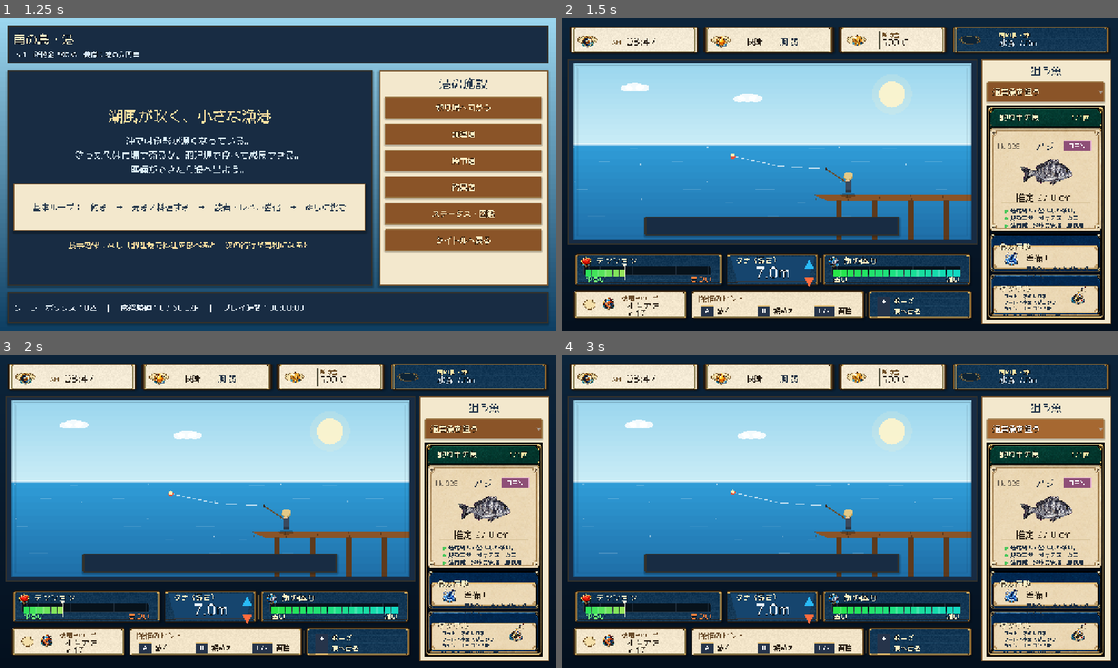
Above: before the commit, frames 1-4 (two rows, left to right).
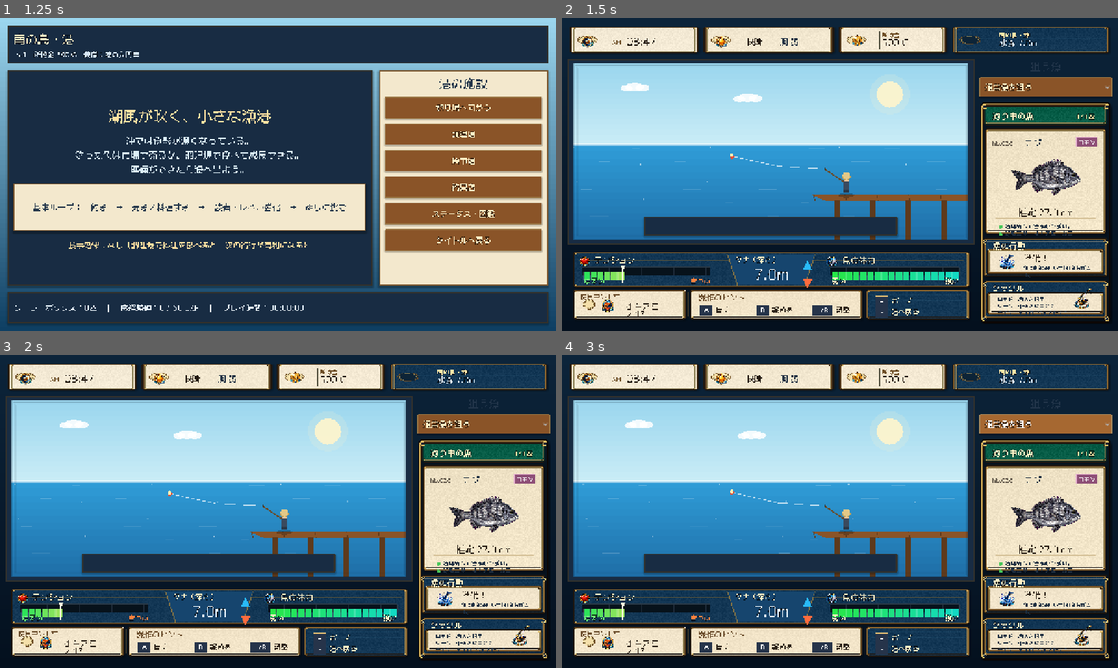
Above: after the commit, the same moments.

Repository: RYUKOU-OKUMURA/tsuri_quest_umi_mvp
Game: Godot game, scene res://scenes/main.tscn
The game is run twice, just before and just after one commit, with the same random seed, the same clock (stepped at 60 frames per second) and the same inputs.
Inputs:
- Up to frame 1 (1.25 s): click "ゲームを始める" at 0.5 s
- Up to frame 2 (1.5 s): click "釣り場へ向かう" at 1.25 s
- Up to frame 3 (2 s): no input
- Up to frame 4 (3 s): click "通常魚を狙う" at 2 s; click "通常魚を狙う" at 2.75 s

Frame 1 is identical in both runs. In frame 2, 21% of the frame differs, in the area x 2-99%, y 13-98%; in frame 3, 21%; in frame 4, 21%.

Commit message:
Refine underwater fight HUD panels

Diff:
--- a/src/ui/components/fight_hud.gd
+++ b/src/ui/components/fight_hud.gd
@@ -98,8 +98,8 @@
 	var top := Rect2(gap, gap, size.x - gap * 2.0, minf(92.0, size.y * 0.54))
 	var bottom := Rect2(gap, top.end.y + gap, size.x - gap * 2.0, size.y - top.size.y - gap * 2.0)
 	if _hud_frame != null:
-		top = Rect2(size.x * 0.018, size.y * 0.09, size.x * 0.964, size.y * 0.405)
-		bottom = Rect2(size.x * 0.015, size.y * 0.565, size.x * 0.970, size.y * 0.365)
+		top = Rect2(size.x * 0.014, size.y * 0.065, size.x * 0.972, size.y * 0.455)
+		bottom = Rect2(size.x * 0.014, size.y * 0.552, size.x * 0.972, size.y * 0.388)
 
 	var depth_w := clampf(size.x * 0.14, 150.0, 190.0)
 	if _hud_frame != null:
@@ -118,8 +118,8 @@
 
 func _draw_tension(font: Font, rect: Rect2) -> void:
 	_draw_panel(rect, Color("#0b1828"), Color("#122f4f"), Palette.GOLD_DEEP)
-	var title_y := 25.0 if _hud_frame == null else 23.0
-	var bar_y := 42.0 if _hud_frame == null else 34.0
+	var title_y := 25.0 if _hud_frame == null else 26.0
+	var bar_y := 42.0 if _hud_frame == null else 43.0
 	_draw_hud_icon(ICON_TENSION, Rect2(rect.position + Vector2(9.0, title_y - 21.0), Vector2(34.0, 34.0)), Color("#ff5b63"))
 	_draw_text(font, "テンション", rect.position + Vector2(48.0, title_y), 19, Palette.TEXT_BONE, 3)
 	var ratio := 0.0
@@ -129,7 +129,7 @@
 		ratio = clampf(simulator.tension / maxf(simulator.line_break_limit(), 0.01), 0.0, 1.0)
 		safe_min = simulator.safe_min()
 		safe_max = simulator.safe_max()
-	var bar := Rect2(rect.position + Vector2(24.0, bar_y), Vector2(rect.size.x - 58.0, 26.0 if _hud_frame == null else 22.0))
+	var bar := Rect2(rect.position + Vector2(24.0, bar_y), Vector2(rect.size.x - 58.0, 26.0 if _hud_frame == null else 24.0))
 	_draw_segment_gauge(bar, ratio, safe_min, safe_max, true)
 	_draw_text(font, "ゆるい", rect.position + Vector2(24.0, rect.size.y - 8.0), 16, Color("#72f47d"), 2)
 	var tight := "きつい"
@@ -139,7 +139,7 @@
 
 func _draw_depth(font: Font, rect: Rect2) -> void:
 	_draw_panel(rect, Color("#0b355f"), Color("#08213c"), Palette.GOLD)
-	var title_y := 22.0 if _hud_frame == null else 21.0
+	var title_y := 22.0 if _hud_frame == null else 24.0
 	_draw_text(font, "タナ（深さ）", rect.position + Vector2(22.0, title_y), 17, Palette.TEXT_BONE, 3)
 	var depth := 0.0
 	if simulator != null:
@@ -147,22 +147,22 @@
 	var value := "%.1fm" % depth
 	var value_size := 34
 	var value_w := font.get_string_size(value, HORIZONTAL_ALIGNMENT_LEFT, -1, value_size).x
-	_draw_text(font, value, rect.position + Vector2((rect.size.x - value_w) * 0.5, 59.0 if _hud_frame == null else 56.0), value_size, Color("#eaf6ff"), 4)
+	_draw_text(font, value, rect.position + Vector2((rect.size.x - value_w) * 0.5, 59.0 if _hud_frame == null else 64.0), value_size, Color("#eaf6ff"), 4)
 	var cx := rect.position.x + rect.size.x - 22.0
-	_draw_triangle(Vector2(cx, rect.position.y + 28.0), 14.0, Color("#29baf7"), true)
-	_draw_triangle(Vector2(cx, rect.position.y + 62.0), 14.0, Color("#ff6b3e"), false)
+	_draw_triangle(Vector2(cx, rect.position.y + 34.0), 14.0, Color("#29baf7"), true)
+	_draw_triangle(Vector2(cx, rect.position.y + 70.0), 14.0, Color("#ff6b3e"), false)
 
 
 func _draw_stamina(font: Font, rect: Rect2) -> void:
 	_draw_panel(rect, Color("#0b1828"), Color("#122f4f"), Palette.GOLD_DEEP)
-	var title_y := 25.0 if _hud_frame == null else 23.0
-	var bar_y := 42.0 if _hud_frame == null else 34.0
+	var title_y := 25.0 if _hud_frame == null else 26.0
+	var bar_y := 42.0 if _hud_frame == null else 43.0
 	_draw_hud_icon(ICON_STAMINA, Rect2(rect.position + Vector2(9.0, title_y - 21.0), Vector2(34.0, 34.0)), Color("#6cc8ff"))
 	_draw_text(font, "魚の体力", rect.position + Vector2(48.0, title_y), 19, Palette.TEXT_BONE, 3)
 	var ratio := 1.0
 	if simulator != null:
 		ratio = simulator.fish_stamina_ratio()
-	var bar := Rect2(rect.position + Vector2(24.0, bar_y), Vector2(rect.size.x - 48.0, 26.0 if _hud_frame == null else 22.0))
+	var bar := Rect2(rect.position + Vector2(24.0, bar_y), Vector2(rect.size.x - 48.0, 26.0 if _hud_frame == null else 24.0))
 	_draw_segment_gauge(bar, ratio, 0.0, 1.0, false)
 	_draw_text(font, "弱い", rect.position + Vector2(24.0, rect.size.y - 8.0), 16, Color("#fff1c7"), 2)
 	var strong := "強い"
@@ -184,22 +184,22 @@
 	_harbor_rect = Rect2(menu.position, menu.size)
 
 	_draw_panel(bait, Palette.PARCHMENT, Palette.WOOD_DARK, Palette.GOLD)
-	var bait_text_x := 16.0 if _hud_frame == null else 112.0
-	var bait_label_size := 17 if _hud_frame == null else 14
+	var bait_text_x := 16.0
+	var bait_label_size := 17 if _hud_frame == null else 15
 	_draw_text(font, "使用中のエサ", bait.position + Vector2(bait_text_x, 22.0), bait_label_size, Color("#6a4c2b"), 0)
 	if _icons != null:
-		var bait_icon_size := 38.0 if _hud_frame != null else 46.0
+		var bait_icon_size := 42.0 if _hud_frame != null else 46.0
 		_draw_sheet_icon(
 			ICON_BAIT,
-			Rect2(bait.position + Vector2(61.0, bait.size.y * 0.5 - bait_icon_size * 0.5), Vector2(bait_icon_size, bait_icon_size))
+			Rect2(bait.position + Vector2(58.0, bait.size.y * 0.5 - bait_icon_size * 0.5 + 5.0), Vector2(bait_icon_size, bait_icon_size))
 		)
 	else:
 		_draw_bait_icon(bait.position + Vector2(82.0 if _hud_frame == null else 95.0, bait.size.y * 0.62))
-	_draw_text(font, "オキアミ", bait.position + Vector2(128.0 if _hud_frame == null else 120.0, bait.size.y * 0.66), 20, Color("#2b2117"), 0)
-	_draw_text(font, "× 17", bait.position + Vector2(132.0 if _hud_frame == null else 124.0, bait.size.y * 0.92), 19, Color("#2b2117"), 0)
+	_draw_text(font, "オキアミ", bait.position + Vector2(118.0, bait.size.y * 0.66), 20, Color("#2b2117"), 0)
+	_draw_text(font, "× 17", bait.position + Vector2(124.0, bait.size.y * 0.92), 19, Color("#2b2117"), 0)
 
 	_draw_panel(hint, Palette.PARCHMENT, Palette.WOOD_DARK, Palette.GOLD)
-	_draw_text(font, "操作のヒント", hint.position + Vector2(16.0, 25.0), 18, Color("#6a4c2b"), 0)
+	_draw_text(font, "操作のヒント", hint.position + Vector2(18.0, 25.0), 18, Color("#6a4c2b"), 0)
 	_draw_key_hint(font, _reel_rect, "A", "巻く")
 	_draw_key_hint(font, _give_rect, "B", "緩める")
 	_draw_key_hint(font, Rect2(hint.position + Vector2(hint.size.x - 128.0, 30.0), Vector2(120.0, 30.0)), "L/R", "調整")
--- a/src/ui/components/fight_sidebar.gd
+++ b/src/ui/components/fight_sidebar.gd
@@ -60,10 +60,10 @@
 	var tackle_card := Rect2()
 	if _sidebar_frame != null:
 		draw_texture_rect(_sidebar_frame, Rect2(Vector2.ZERO, size), false, Color.WHITE)
-		header = Rect2(w * 0.06, h * 0.025, w * 0.88, h * 0.075)
-		fish_card = Rect2(w * 0.055, h * 0.135, w * 0.89, h * 0.435)
-		action_card = Rect2(w * 0.055, h * 0.620, w * 0.89, h * 0.160)
-		tackle_card = Rect2(w * 0.055, h * 0.815, w * 0.89, h * 0.155)
+		header = Rect2(w * 0.055, h * 0.030, w * 0.89, h * 0.075)
+		fish_card = Rect2(w * 0.060, h * 0.125, w * 0.88, h * 0.460)
+		action_card = Rect2(w * 0.055, h * 0.610, w * 0.89, h * 0.175)
+		tackle_card = Rect2(w * 0.055, h * 0.800, w * 0.89, h * 0.175)
 	else:
 		var gap := 7.0
 		var action_h := clampf(h * 0.22, 86.0, 102.0)
@@ -81,59 +81,60 @@
 
 func _draw_header(font: Font, rect: Rect2) -> void:
 	_draw_panel(rect, Palette.DARK_PANEL, Palette.GOLD, Palette.GOLD_BRIGHT)
-	_draw_text(font, "釣り中の魚", rect.position + Vector2(14.0, 23.0), 18, Palette.TEXT_BONE, 3)
-	_draw_text(font, "1/1匹", rect.position + Vector2(rect.size.x - 62.0, 23.0), 16, Palette.GOLD_BRIGHT, 2)
+	var title_size := 18 if _sidebar_frame == null else 19
+	_draw_text(font, "釣り中の魚", rect.position + Vector2(14.0, rect.size.y * 0.68), title_size, Palette.TEXT_BONE, 3)
+	_draw_text(font, "1/1匹", rect.position + Vector2(rect.size.x - 66.0, rect.size.y * 0.68), 16, Palette.GOLD_BRIGHT, 2)
 
 
 func _draw_fish_card(font: Font, rect: Rect2) -> void:
 	_draw_panel(rect, Palette.PARCHMENT, Palette.WOOD_DARK, Palette.GOLD)
-	var inner := rect.grow(-10.0)
+	var inner := rect.grow(-10.0 if _sidebar_frame == null else -12.0)
 	var fish_name := String(fish_data.get("name", "クロダイ"))
 	var rarity := String(fish_data.get("rarity", "レア"))
 	var no_text := "No.028"
-	_draw_text(font, no_text, inner.position + Vector2(0.0, 24.0), 15, Color("#6b6153"), 0)
-	_draw_text(font, _display_fish_name(fish_name), inner.position + Vector2(86.0, 26.0), 22, Palette.TEXT_DARK, 0)
-	_draw_rarity_tag(font, Rect2(inner.position + Vector2(inner.size.x - 70.0, 5.0), Vector2(62.0, 24.0)), rarity)
+	_draw_text(font, no_text, inner.position + Vector2(0.0, 26.0), 14, Color("#6b6153"), 0)
+	_draw_text(font, _display_fish_name(fish_name), inner.position + Vector2(74.0, 28.0), 20, Palette.TEXT_DARK, 0)
+	_draw_rarity_tag(font, Rect2(inner.position + Vector2(inner.size.x - 52.0, 8.0), Vector2(48.0, 22.0)), rarity)
 
 	var fish_rect := Rect2(
-		inner.position + Vector2(14.0, 34.0),
+		inner.position + Vector2(8.0, 42.0),
 		Vector2(
-			inner.size.x - 28.0,
-			maxf(72.0, rect.size.y * (0.38 if _sidebar_frame != null else 0.37))
+			inner.size.x - 16.0,
+			maxf(82.0, rect.size.y * (0.46 if _sidebar_frame != null else 0.37))
 		)
 	)
 	_draw_fish_portrait(fish_rect)
-	var divider_y := fish_rect.end.y + 6.0
+	var divider_y := fish_rect.end.y + (9.0 if _sidebar_frame != null else 6.0)
 	draw_line(Vector2(inner.position.x + 8.0, divider_y), Vector2(inner.end.x - 8.0, divider_y), Color("#c9b486"), 1.0)
 	var estimate := (float(fish_data.get("size_min", 0.0)) + float(fish_data.get("size_max", 0.0))) * 0.5
 	var estimate_size := 21 if _sidebar_frame != null else 23
-	_draw_text(font, "推定 %.1f cm" % estimate, Vector2(inner.position.x + 42.0, divider_y + 22.0), estimate_size, Color("#2b2117"), 0)
-	var desc_y := divider_y + 36.0
+	_draw_centered_text(font, "推定 %.1f cm" % estimate, Rect2(inner.position.x, divider_y + 8.0, inner.size.x, 30.0), estimate_size, Color("#2b2117"), 0)
+	var desc_y := divider_y + 44.0
 	draw_line(Vector2(inner.position.x + 8.0, desc_y - 10.0), Vector2(inner.end.x - 8.0, desc_y - 10.0), Color("#d6c299"), 1.0)
 	var detail_gap := 17.0 if _sidebar_frame != null else 21.0
 	_draw_detail_line(font, "岩場周りで警戒心が強い。", Vector2(inner.position.x + 16.0, desc_y), inner.size.x - 28.0)
 	_draw_detail_line(font, "好むエサ：オキアミ・カニ", Vector2(inner.position.x + 16.0, desc_y + detail_gap), inner.size.x - 28.0)
-	if _sidebar_frame != null:
+	if _sidebar_frame == null:
 		_draw_detail_line(font, "生息域：沿岸の岩場・堤防周り", Vector2(inner.position.x + 16.0, desc_y + detail_gap * 2.0), inner.size.x - 28.0)
 
 
 
 func _draw_action_card(font: Font, rect: Rect2) -> void:
 	_draw_panel(rect, Color("#0d3a62"), Palette.GOLD, Palette.GOLD_BRIGHT)
-	_draw_text(font, "魚の行動", rect.position + Vector2(14.0, 26.0), 18, Palette.TEXT_BONE, 3)
+	_draw_text(font, "魚の行動", rect.position + Vector2(16.0, 27.0), 18, Palette.TEXT_BONE, 3)
 	var body := Rect2(rect.position + Vector2(10.0, 33.0), rect.size - Vector2(20.0, 42.0))
 	if _sidebar_frame != null:
-		body = Rect2(rect.position + Vector2(12.0, rect.size.y * 0.33), rect.size - Vector2(24.0, rect.size.y * 0.42))
+		body = Rect2(rect.position + Vector2(14.0, rect.size.y * 0.30), rect.size - Vector2(28.0, rect.size.y * 0.34))
 	_draw_panel(body, Color("#f3e8cd"), Palette.WOOD_DARK, Palette.GOLD)
 	var action := "待機"
 	var message := "ラインを見ながら、テンションを保とう。"
 	if simulator != null:
 		action = simulator.action_name
 		message = simulator.action_message
-	var icon_size := 46.0 if _sidebar_frame != null else 58.0
-	_draw_action_icon(body.position + Vector2(31.0, body.size.y * 0.50), icon_size)
-	_draw_text(font, "%s！" % action, body.position + Vector2(64.0, 27.0), 19, Color("#2b2117"), 0)
-	_draw_wrapped(font, message, body.position + Vector2(64.0, 36.0), body.size.x - 72.0, 12, Palette.TEXT_DARK, 2)
+	var icon_size := 50.0 if _sidebar_frame != null else 58.0
+	_draw_action_icon(body.position + Vector2(34.0, body.size.y * 0.54), icon_size)
+	_draw_text(font, "%s！" % action, body.position + Vector2(72.0, 28.0), 20, Color("#2b2117"), 0)
+	_draw_wrapped(font, message, body.position + Vector2(72.0, 37.0), body.size.x - 82.0, 11, Palette.TEXT_DARK, 2)
 
 
 func _draw_tackle_card(font: Font, rect: Rect2) -> void:
@@ -141,20 +142,19 @@
 	_draw_text(font, "タックル", rect.position + Vector2(14.0, 26.0), 18, Palette.TEXT_BONE, 3)
 	var body := Rect2(rect.position + Vector2(10.0, 32.0), rect.size - Vector2(20.0, 38.0))
 	if _sidebar_frame != null:
-		body = Rect2(rect.position + Vector2(12.0, rect.size.y * 0.30), rect.size - Vector2(24.0, rect.size.y * 0.38))
+		body = Rect2(rect.position + Vector2(14.0, rect.size.y * 0.31), rect.size - Vector2(28.0, rect.size.y * 0.35))
 	_draw_panel(body, Palette.PARCHMENT, Palette.WOOD_DARK, Palette.GOLD)
 	var rod_name := String(trip_stats.get("rod_name", "港の入門竿"))
-	var text_width := body.size.x - (64.0 if _icons != null else 12.0)
+	var text_width := body.size.x - (74.0 if _icons != null else 12.0)
 	var lines: Array[String] = [
-		"ロッド：%s" % rod_name,
+		"ロッド：%s" % _short_rod_name(rod_name),
 		"リール：小型スピニング",
-		"ライン：ナイロン 3号",
-		"針：チヌ 3号 / ハリス 2号",
+		"ライン：ナイロン3号 / 針：チヌ3号",
 	]
 	for i in range(lines.size()):
-		_draw_wrapped(font, lines[i], body.position + Vector2(12.0, 7.0 + float(i) * 14.0), text_width, 11, Palette.TEXT_DARK, 1)
+		_draw_wrapped(font, lines[i], body.position + Vector2(12.0, 9.0 + float(i) * 16.0), text_width, 12, Palette.TEXT_DARK, 1)
 	if _icons != null:
-		_draw_tackle_icon(Rect2(body.end - Vector2(58.0, 56.0), Vector2(50.0, 50.0)))
+		_draw_tackle_icon(Rect2(body.end - Vector2(64.0, 64.0), Vector2(56.0, 56.0)))
 	else:
 		_draw_simple_rod(body.position + Vector2(body.size.x - 62.0, body.size.y - 24.0))
 
@@ -179,6 +179,11 @@
 	if outline > 0:
 		draw_string_outline(font, baseline, text, HORIZONTAL_ALIGNMENT_LEFT, -1, font_size, outline, Color(0.0, 0.0, 0.0, 0.65))
 	draw_string(font, baseline, text, HORIZONTAL_ALIGNMENT_LEFT, -1, font_size, color)
+
+
+func _draw_centered_text(font: Font, text: String, rect: Rect2, font_size: int, color: Color, outline: int) -> void:
+	var text_width := font.get_string_size(text, HORIZONTAL_ALIGNMENT_LEFT, -1, font_size).x
+	_draw_text(font, text, rect.position + Vector2((rect.size.x - text_width) * 0.5, font_size), font_size, color, outline)
 
 
 func _draw_wrapped(font: Font, text: String, pos: Vector2, max_width: float, font_size: int, color: Color, max_lines: int) -> void:
@@ -275,6 +280,12 @@
 	return name
 
 
+func _short_rod_name(name: String) -> String:
+	if name.length() > 7:
+		return name.left(7)
+	return name
+
+
 func _draw_sheet_icon(icon_index: int, target: Rect2) -> void:
 	if _icons == null:
 		return
--- a/src/ui/fishing_screen.gd
+++ b/src/ui/fishing_screen.gd
@@ -109,11 +109,15 @@
 	_fight_hud.harbor_pressed.connect(func() -> void: navigate("harbor"))
 	left_column.add_child(_fight_hud)
 
-	var info_panel := make_panel()
-	info_panel.custom_minimum_size = Vector2(300, 0)
+	var info_panel := MarginContainer.new()
+	info_panel.custom_minimum_size = Vector2(306, 0)
 	info_panel.size_flags_vertical = Control.SIZE_EXPAND_FILL
 	info_panel.size_flags_stretch_ratio = 0.0
 	info_panel.clip_contents = true
+	info_panel.add_theme_constant_override("margin_left", 0)
+	info_panel.add_theme_constant_override("margin_top", 0)
+	info_panel.add_theme_constant_override("margin_right", 0)
+	info_panel.add_theme_constant_override("margin_bottom", 0)
 	body.add_child(info_panel)
 	var info_box := VBoxContainer.new()
 	info_box.size_flags_horizontal = Control.SIZE_EXPAND_FILL
Binary file changed: assets/showcase/underwater/fight_hud_frame.png
Binary file changed: assets/showcase/underwater/sidebar_frame.png
Not shown, changed: design-qa.md
Not shown, changed: docs/11_underwater_fight_showcase.md
Not shown, changed: tools/generate_underwater_ui_frame_assets.py
